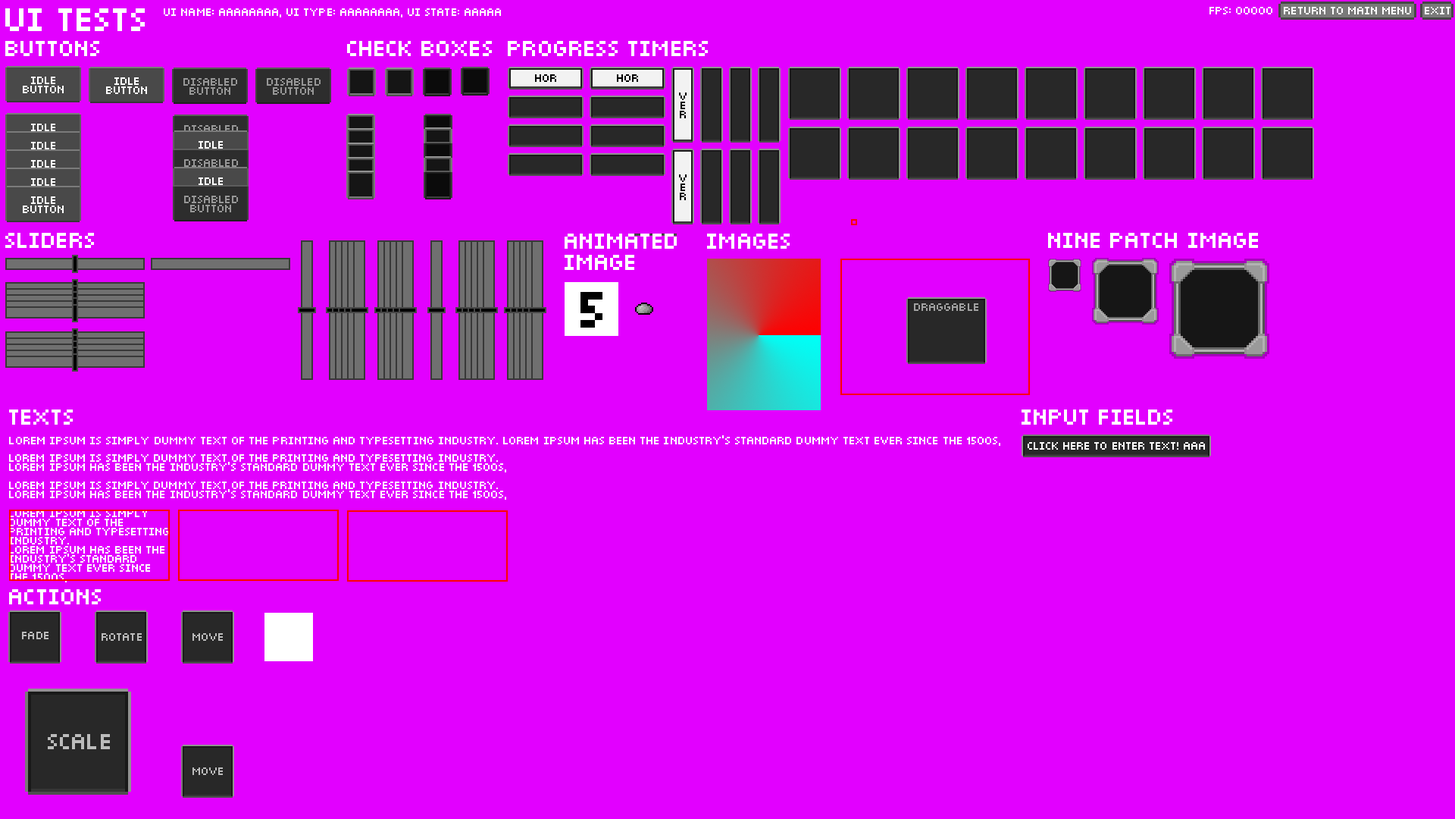
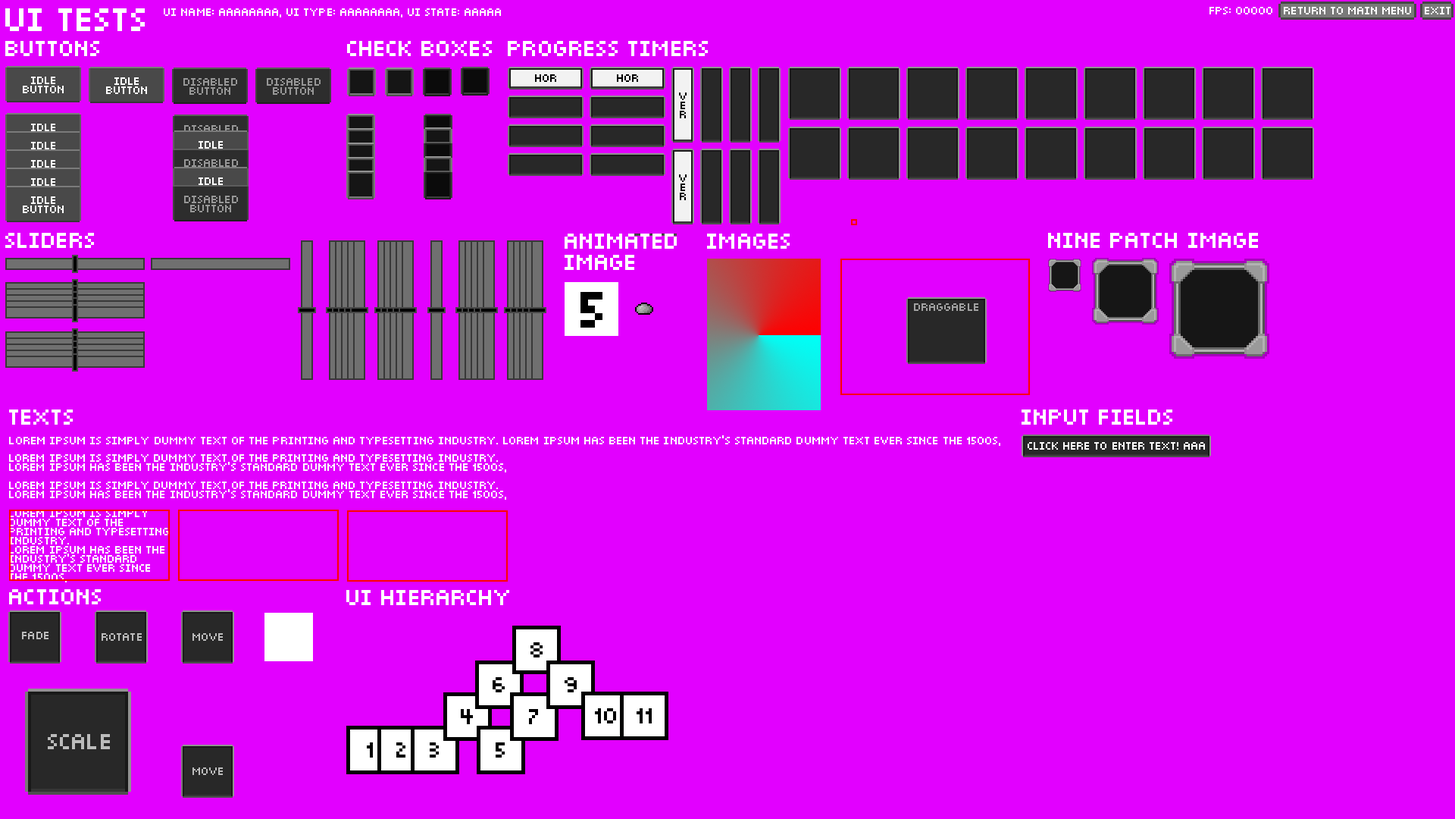
The second 1455 × 819 image is a revision of the first. Changes to its layers:
added layer "ui hierarchy" above "click here to enter text! aaa" over bbox(346, 589, 510, 605)
added layer "debug_11" above "debug_10" over bbox(620, 691, 669, 740)
added layer "debug_10" above "debug_9" over bbox(581, 691, 630, 740)
added layer "debug_9" above "debug_8" over bbox(546, 660, 596, 709)
added layer "debug_8" above "debug_7" over bbox(512, 625, 561, 674)
added layer "debug_7" above "debug_6" over bbox(510, 692, 559, 741)
added layer "debug_6" above "debug_5" over bbox(475, 660, 524, 709)
added layer "debug_5" above "debug_4" over bbox(476, 725, 526, 774)
added layer "debug_4" above "debug_3" over bbox(443, 692, 492, 741)
added layer "debug_3" above "debug_2" over bbox(410, 725, 460, 774)
added layer "debug_2" above "debug_1" over bbox(377, 725, 426, 774)
added layer "debug_1" above "Layer 30" over bbox(346, 725, 395, 774)
